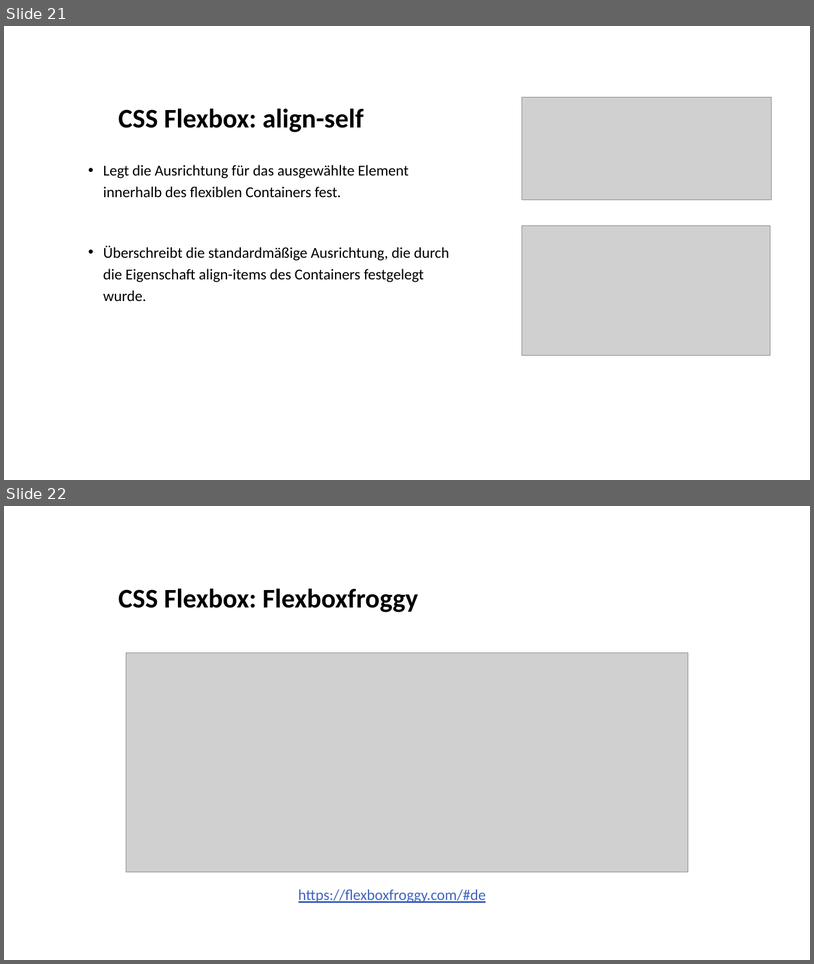
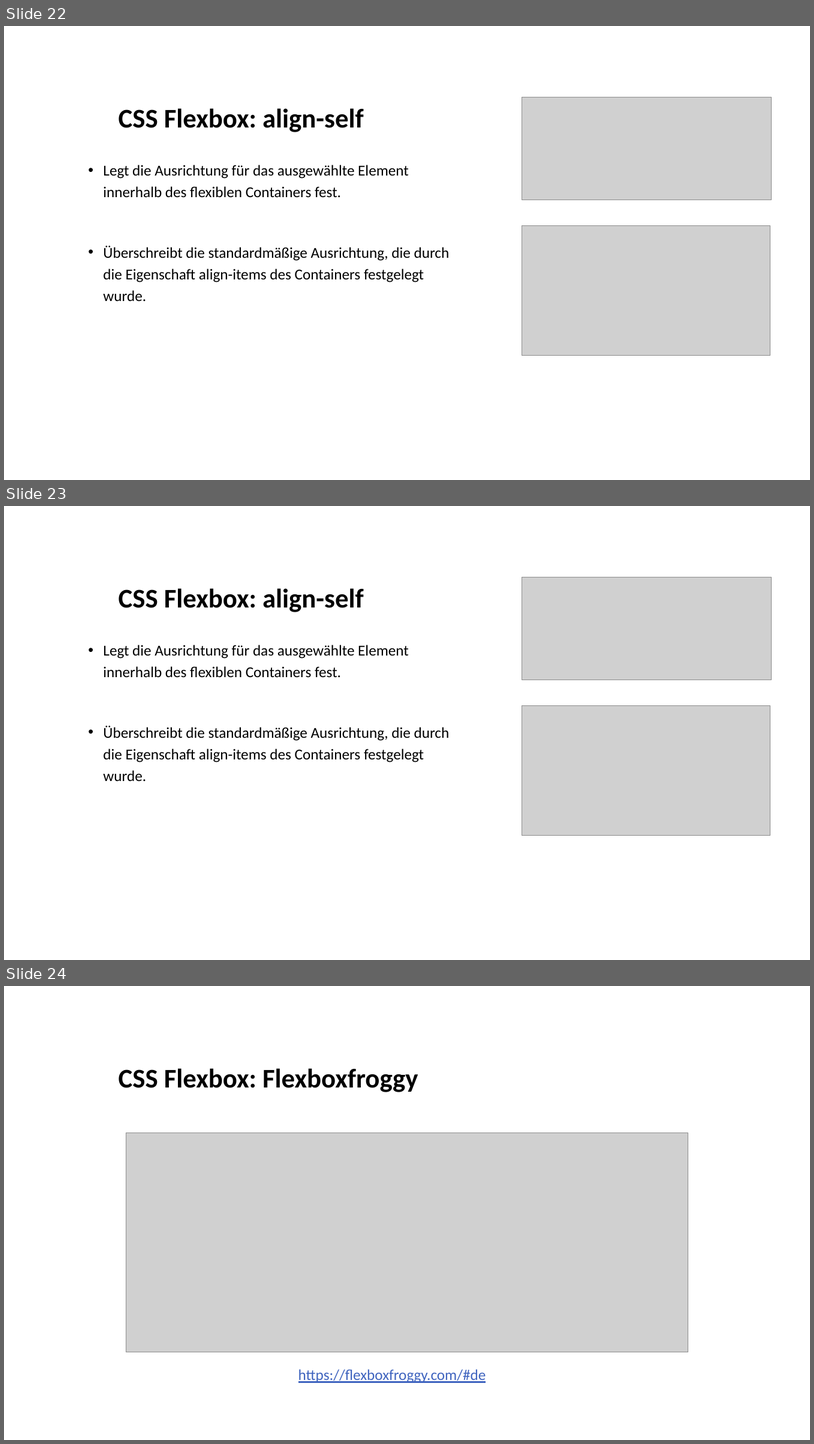
Before and after one commit to Holdo89/Webentwicklung_24_25, a slide deck: 4. Flexbox&Grid/Flexbox&Grid.pptx. Shown one above the other, each under a label of ours: slides 21 and 22 before the commit, slides 22, 23 and 24 after it. The pictures are 814x964 and 814x1444 pixels, drawn with LibreOffice and Linux fonts; fonts in the diff are those of the drawing; grey boxes stand for pictures; background and template pictures are left out. Boxes give left, top, right and bottom in pixels: in the first picture for what was removed or moved away, otherwise in the second. Text is boxed around its words. In the diff, an @@ line names an element or a change of style, - is before the commit and + after.

```diff
--- a/4. Flexbox&Grid/Flexbox&Grid.pptx
+++ b/4. Flexbox&Grid/Flexbox&Grid.pptx
@@ slide 23 added at box(4, 506, 810, 960), background #FFFFFF @@
@@ picture added at box(522, 577, 772, 679) @@
@@ title added at box(119, 588, 364, 612), 32 pt, text #000000, bold @@
+CSS Flexbox: align-self
@@ text added at box(103, 645, 450, 781), 18 pt, text #000000 @@
+• Legt die Ausrichtung für das ausgewählte Element innerhalb des flexiblen Containers fest.
+• Überschreibt die standardmäßige Ausrichtung, die durch die Eigenschaft align-items des Containers festgelegt wurde.
@@ picture added at box(522, 705, 771, 835) @@
@@ what was slide 21 is now slide 22 @@
@@ what was slide 22 is now slide 24 @@
```
Also in this commit, not shown: 1 slide changed, 1 other slide added, 32 other files.
